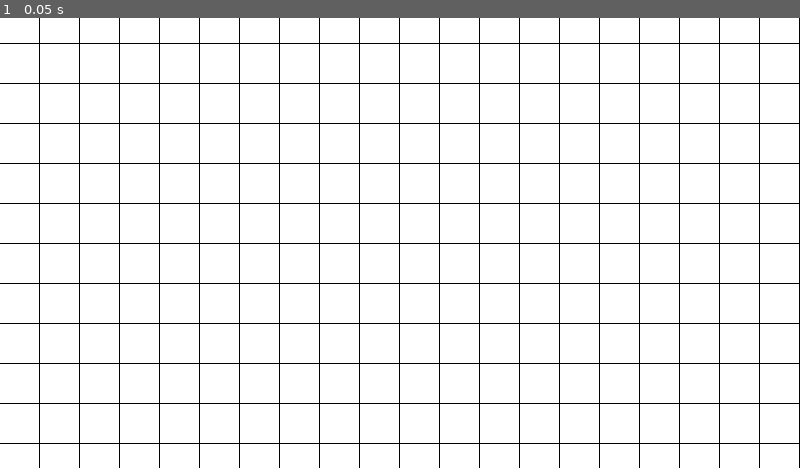
Above: before the commit, frame 1.
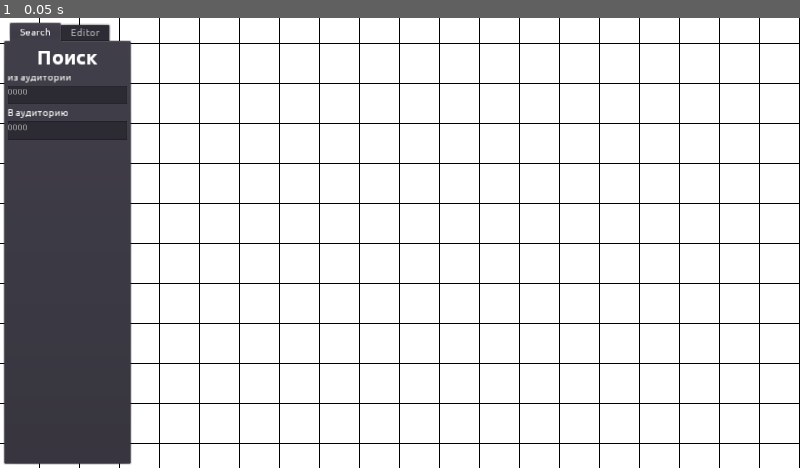
Above: after the commit, the same moment.

Repository: nikolai-in/MallMap
Game: Godot game, scene res://scenes/main.tscn
Same seed, same stepped clock (60 frames per second), same inputs: the game is played once before the commit and once after it.
Inputs:
- Up to frame 1 (0.05 s): no input

The runs differ from the first frame. In frame 1, 16% of the frame differs, in the area x 0-17%, y 0-100%.

Commit message:
:construction: Add click detection

Diff:
--- a/gdproject/scenes/main.tscn
+++ b/gdproject/scenes/main.tscn
@@ -1,13 +1,21 @@
-[gd_scene load_steps=4 format=2]
+[gd_scene load_steps=6 format=2]
 
 [ext_resource path="res://scenes/panning_camera2d.tscn" type="PackedScene" id=1]
 [ext_resource path="res://scenes/grid.tscn" type="PackedScene" id=2]
 [ext_resource path="res://scenes/map.tscn" type="PackedScene" id=3]
+[ext_resource path="res://scenes/interface.tscn" type="PackedScene" id=4]
+[ext_resource path="res://scripts/main.gd" type="Script" id=5]
 
 [node name="Main" type="Node2D"]
+script = ExtResource( 5 )
 
 [node name="Grid" parent="." instance=ExtResource( 2 )]
+z_index = -1
 
 [node name="Map" parent="." instance=ExtResource( 3 )]
 
 [node name="PanningCamera2D" parent="." instance=ExtResource( 1 )]
+
+[node name="CanvasLayer" type="CanvasLayer" parent="."]
+
+[node name="Interface" parent="CanvasLayer" instance=ExtResource( 4 )]
--- /dev/null
+++ b/gdproject/scripts/main.gd
@@ -0,0 +1,24 @@
+extends Node2D
+
+
+onready var map_plane: Node2D = $Map
+
+
+var start_pos : Vector2 = Vector2.ZERO
+var end_pos : Vector2 = Vector2.ZERO
+
+func _unhandled_input(event: InputEvent) -> void:
+	if event is InputEventMouseButton:
+		if event.is_pressed():
+			if event.button_index == BUTTON_LEFT:
+				start_pos = get_global_mouse_position()
+		if !event.is_pressed():
+			if event.button_index == BUTTON_LEFT:
+				end_pos = get_global_mouse_position()
+				map_plane.add_child(make_line(start_pos, end_pos))
+
+
+func make_line(start: Vector2, end: Vector2) -> Line2D:
+	var line : Line2D = Line2D.new()
+	line.points = PoolVector2Array([start, end])
+	return line
